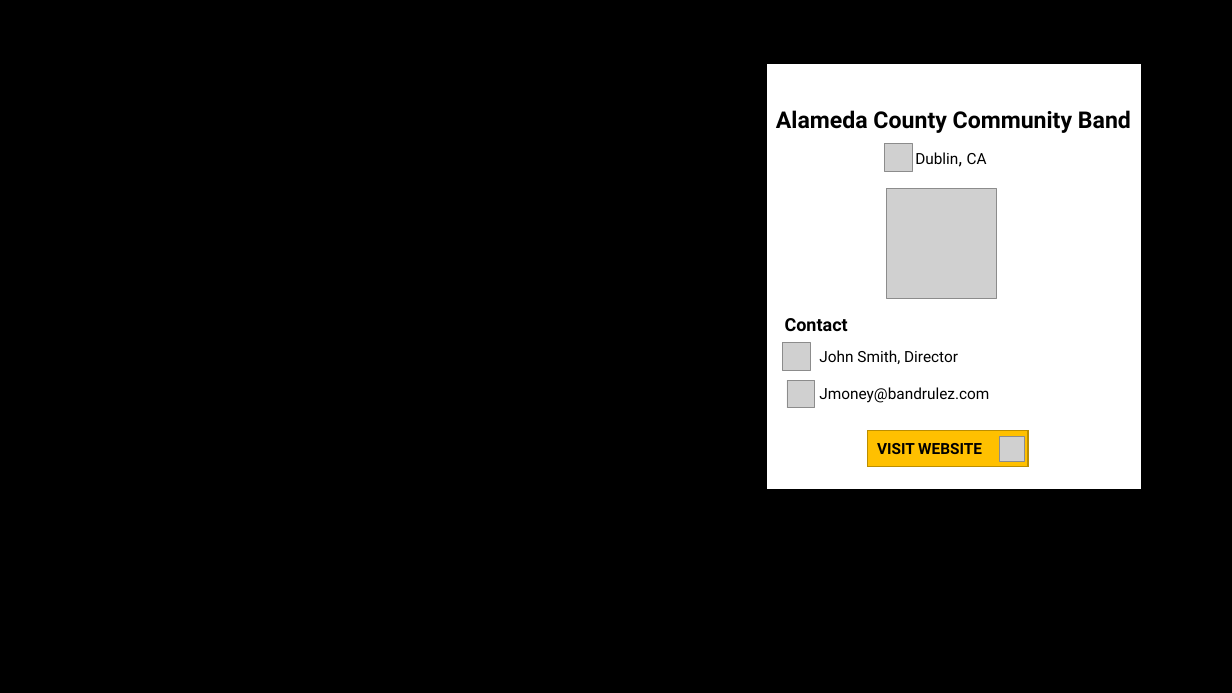
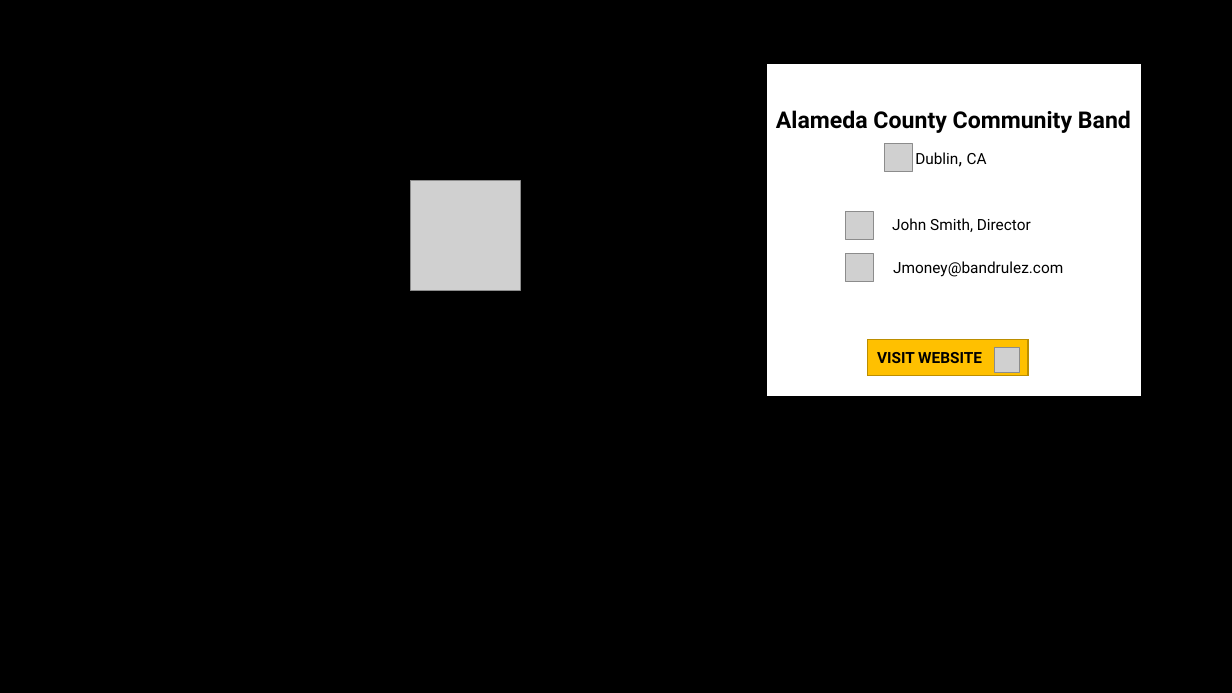
Before and after one commit to rpwilliams/community-band-finder, a slide deck: slide 2 of resources/wireframes/view-bands/view-bands.pptx. Drawn at 1232x693 pixels with LibreOffice and Linux fonts; fonts in the diff are those of the drawing; grey boxes stand for pictures. Boxes give left, top, right and bottom in pixels: in the first picture for what was removed or moved away, otherwise in the second. Text is boxed around its words. In the diff, an @@ line names an element or a change of style, - is before the commit and + after.

```diff
--- a/resources/wireframes/view-bands/view-bands.pptx
+++ b/resources/wireframes/view-bands/view-bands.pptx
@@ rectangle: place and size @@
-rectangle at [767, 64, 1142, 490]
+rectangle at [767, 64, 1142, 396]
@@ picture: place and size @@
-picture at [887, 189, 997, 299]
+picture at [410, 180, 520, 290]
@@ picture: place and size @@
-picture at [783, 343, 811, 371]
+picture at [846, 211, 873, 238]
@@ text "John Smith, Director": place and size @@
-text "John Smith, Director" at [819, 350, 958, 364]
+text "John Smith, Director" at [892, 218, 1031, 232]
@@ picture: place and size @@
-picture at [787, 380, 815, 408]
+picture at [846, 254, 873, 282]
@@ text "Jmoney@bandrulez.com": place and size @@
-text "Jmoney@bandrulez.com" at [819, 387, 989, 403]
+text "Jmoney@bandrulez.com" at [893, 261, 1063, 277]
@@ text removed at [785, 318, 848, 331] @@
-Contact
@@ rectangle "VISIT WEBSITE": place and size @@
-rectangle "VISIT WEBSITE" at [868, 431, 1028, 467]
+rectangle "VISIT WEBSITE" at [868, 340, 1028, 376]
@@ picture: place and size @@
-picture at [999, 436, 1024, 461]
+picture at [994, 348, 1019, 373]
```
Also in this commit, not shown: 1 other slide changed, 4 other files.
